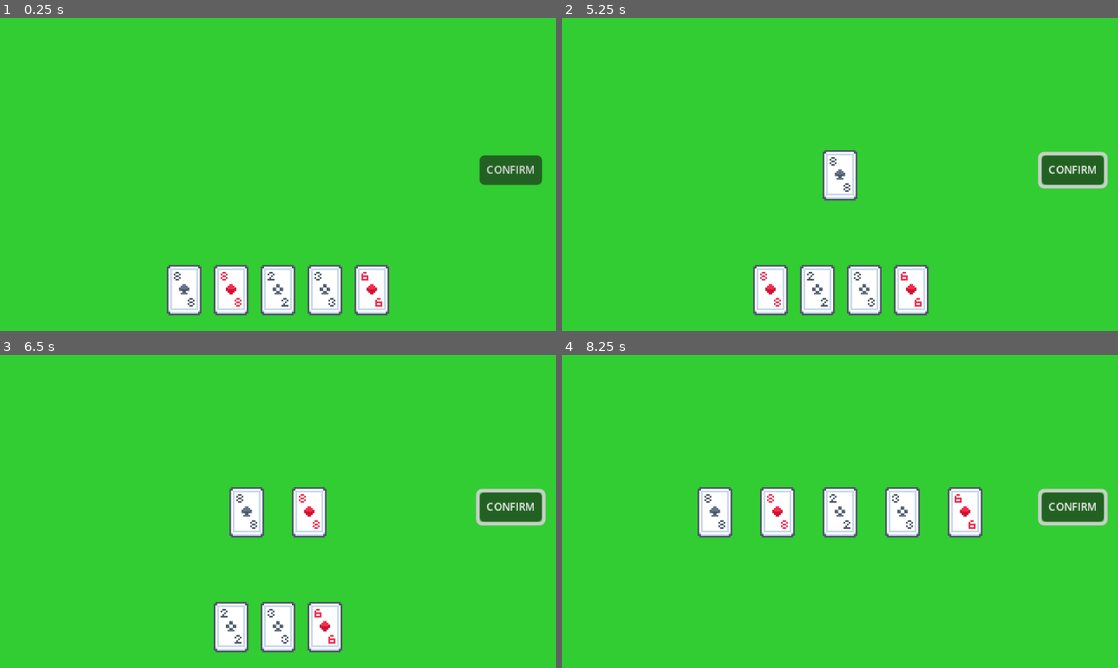
Above: before the commit, frames 1-4 (two rows, left to right).
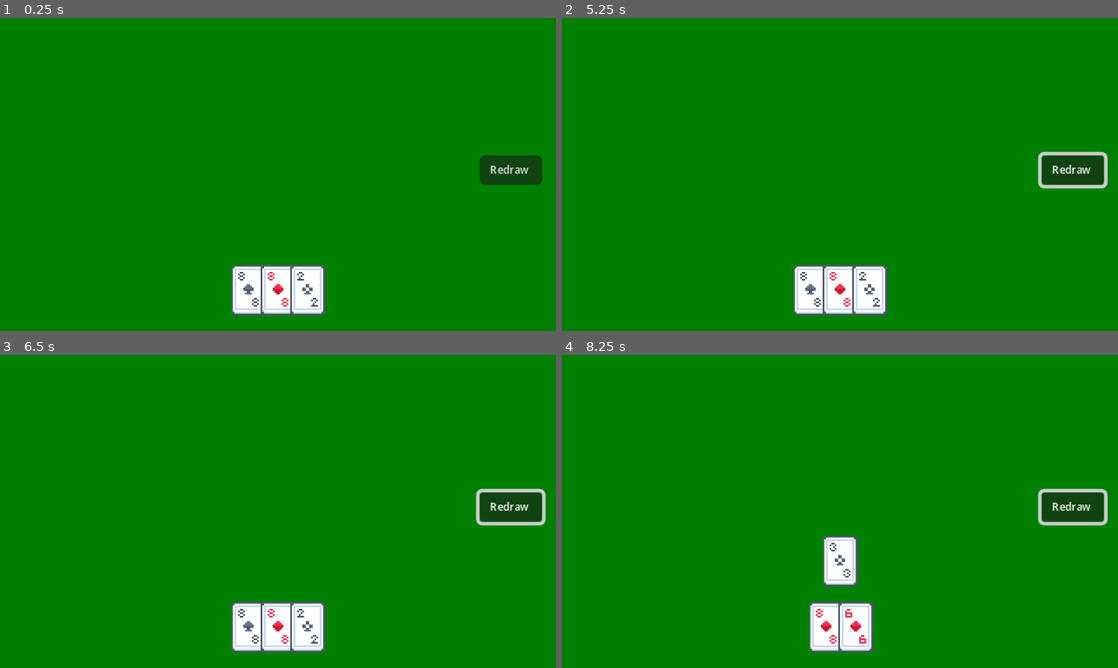
Above: after the commit, the same moments.

Repository: s-mnto/CardProject
Game: Godot game, scene res://scenes/main.tscn
Same seed, same stepped clock (60 frames per second), same inputs: the game is played once before the commit and once after it.
Inputs (mouse positions are in pixels of both pictures, inside the frame that each line leads up to):
- Up to frame 1 (0.25 s): no input
- Up to frame 2 (5.25 s): click (1073, 171) at 0.5 s, where only the run after the commit has a clickable "Redraw"; click (1073, 171) at 1.25 s, where only the run before the commit has a clickable "CONFIRM"; click (1073, 171) at 2 s, where only the run before the commit has a clickable "CONFIRM"; click (1073, 171) at 2.75 s, where only the run after the commit has a clickable "Redraw"; click (1073, 171) at 3.5 s, where only the run before the commit has a clickable "CONFIRM"; click (1073, 171) at 4.25 s, where only the run after the commit has a clickable "Redraw"; tap Enter at 5 s; move the mouse to (745, 290) at 5.02 s; click (745, 290) at 5.17 s
- Up to frame 3 (6.5 s): tap Space at 5.75 s; move the mouse to (205, 627) at 5.77 s; click (205, 627) at 5.92 s
- Up to frame 4 (8.25 s): tap Enter at 6.5, 8 s; move the mouse to (795, 627) at 6.52 s; click (795, 627) at 6.67 s; tap Space at 7.25 s; move the mouse to (817, 627) at 7.27 s; click (817, 627) at 7.42 s; move the mouse to (840, 627) at 8.02 s; click (840, 627) at 8.17 s

The runs differ from the first frame. In frame 1, 99% of the frame differs, in the area x 0-100%, y 0-100%; in frame 2, 99%; in frame 3, 98%; in frame 4, 100%.

Commit message:
Add redraw mechanic

Diff:
--- a/project.godot
+++ b/project.godot
@@ -10,7 +10,7 @@
 
 [application]
 
-config/name="hidden_five"
+config/name="emperor_penguin"
 run/main_scene="uid://um6upy8f8l1e"
 config/features=PackedStringArray("4.4", "GL Compatibility")
 config/icon="uid://bjr1ky1tdiymc"
@@ -29,8 +29,8 @@
 
 window/size/viewport_width=320
 window/size/viewport_height=180
-window/size/window_width_override=1280
-window/size/window_height_override=720
+window/size/window_width_override=720
+window/size/window_height_override=360
 window/stretch/mode="canvas_items"
 window/stretch/scale_mode="integer"
 
--- a/scenes/main.tscn
+++ b/scenes/main.tscn
@@ -24,32 +24,32 @@
 [node name="Player" type="HBoxContainer" parent="GameManager"]
 custom_minimum_size = Vector2(32, 32)
 layout_mode = 1
-anchors_preset = 7
-anchor_left = 0.5
-anchor_top = 1.0
-anchor_right = 0.5
-anchor_bottom = 1.0
-offset_left = -16.0
-offset_top = -40.0
-offset_right = 16.0
-offset_bottom = -8.0
+anchors_preset = -1
+anchor_left = 0.45
+anchor_top = 0.778
+anchor_right = 0.55
+anchor_bottom = 0.956
+offset_top = -0.0400085
+offset_bottom = -0.0800018
 grow_horizontal = 2
 grow_vertical = 0
-theme_override_constants/separation = -5
+theme_override_constants/separation = -15
 alignment = 1
 
-[node name="Board" type="GridContainer" parent="GameManager"]
+[node name="Check" type="HBoxContainer" parent="GameManager"]
 custom_minimum_size = Vector2(32, 32)
 layout_mode = 1
-anchors_preset = 8
-anchor_left = 0.5
-anchor_top = 0.5
-anchor_right = 0.5
-anchor_bottom = 0.5
+anchors_preset = -1
+anchor_left = 0.45
+anchor_top = 0.778
+anchor_right = 0.55
+anchor_bottom = 0.956
+offset_top = -38.04
+offset_bottom = -38.08
 grow_horizontal = 2
-grow_vertical = 2
-theme_override_constants/v_separation = 15
-columns = 5
+grow_vertical = 0
+theme_override_constants/separation = -10
+alignment = 1
 
 [node name="Buttons" type="Control" parent="."]
 layout_mode = 1
@@ -61,7 +61,7 @@
 grow_horizontal = 0
 grow_vertical = 2
 
-[node name="PlayButton" type="Button" parent="Buttons"]
+[node name="RedrawButton" type="Button" parent="Buttons"]
 layout_mode = 1
 anchors_preset = 15
 anchor_right = 1.0
@@ -73,6 +73,7 @@
 grow_horizontal = 2
 grow_vertical = 2
 theme_override_font_sizes/font_size = 6
-text = "CONFIRM"
+text = "Redraw
+"
 
-[connection signal="pressed" from="Buttons/PlayButton" to="GameManager" method="_on_play_button_pressed"]
+[connection signal="pressed" from="Buttons/RedrawButton" to="GameManager" method="_on_redraw_button_pressed"]
--- a/scripts/card_ui.gd
+++ b/scripts/card_ui.gd
@@ -6,10 +6,9 @@
 var is_selected: bool = false
 
 func _gui_input(event: InputEvent) -> void:
-	if event is InputEventMouseButton:
-		if event.button_index == MOUSE_BUTTON_LEFT and event.pressed:
-			is_selected = not is_selected
-			SignalBus.card_selected.emit(self)
+	if event is InputEventMouseButton and event.button_index == MOUSE_BUTTON_LEFT and event.pressed:
+		is_selected = not is_selected
+		SignalBus.card_selected.emit(self)
 
 func _apply_texture() -> void:
 	var suit: String = CardResource.Suits.keys()[card_data.suit_type].to_lower()
--- a/scripts/game_manager.gd
+++ b/scripts/game_manager.gd
@@ -1,40 +1,38 @@
 class_name GameManager extends Control
 
 const CARD_SCENE: PackedScene = preload("res://scenes/card_ui.tscn")
-const TOTAL_CARDS: int = 5
+const TOTAL_CARDS: int = 3
 
 @onready var player_container: HBoxContainer = $Player
-@onready var board: GridContainer = $Board
+@onready var check_container: HBoxContainer = $Check
 
 var player_hand: Array[CardResource] = []
+var redraw_counter: int = 0
 
 func _ready() -> void:
 	SignalBus.card_selected.connect(_select_cards)
-	_deal_cards()
+	_deal_cards(TOTAL_CARDS)
 
-func _select_cards(card: CardUI) -> void:
-	if card.is_selected:
-		player_container.remove_child(card)
-		board.add_child(card)
-	else:
-		board.remove_child(card)
-		player_container.add_child(card)
-
-func _deal_cards() -> void:
-	if player_hand.size() == 0:
-		for i: int in range(TOTAL_CARDS):
-			var card: CardResource = DeckManager.deck.pop_front()
-			player_hand.append(card)
-			_add_cards_to_hand(card)
+func _deal_cards(cards: int) -> void:
+	for i: int in range(cards):
+		var card: CardResource = DeckManager.deck.pop_front()
+		player_hand.append(card)
+		_add_cards_to_hand(card)
 
 func _add_cards_to_hand(card: CardResource) -> void:
 	var card_node: CardUI = CARD_SCENE.instantiate()
 	player_container.add_child(card_node)
 	card_node.card_data = card
 	card_node._apply_texture()
+	card_node.name = str(CardResource.Suits.keys()[card.suit_type], " of ", card._get_rank_values(card.value))
 
-func _on_play_button_pressed() -> void:
-	pass
+func _select_cards(card: CardUI) -> void:
+	if card.is_selected:
+		player_container.remove_child(card)
+		check_container.add_child(card)
+	else:
+		check_container.remove_child(card)
+		player_container.add_child(card)
 
 #func _compare_hands() -> void:
 	#for i: int in range(TOTAL_CARDS):
@@ -46,3 +44,12 @@
 			#print("TIE!")
 		#else:
 			#print("LOSE")
+
+func _on_redraw_button_pressed() -> void:
+	for played: CardUI in check_container.get_children():
+		check_container.remove_child(played)
+		player_hand.erase(played.card_data)
+		redraw_counter += 1
+
+	var current_cards: int = player_container.get_child_count()
+	_deal_cards(TOTAL_CARDS - current_cards)
--- a/scripts/main.gd
+++ b/scripts/main.gd
@@ -1,4 +1,4 @@
 class_name Main extends Control
 
 func _draw() -> void:
-	draw_circle(Vector2(100, 100), 350, Color.LIME_GREEN)
+	draw_circle(Vector2(100, 100), 350, Color.WEB_GREEN)
